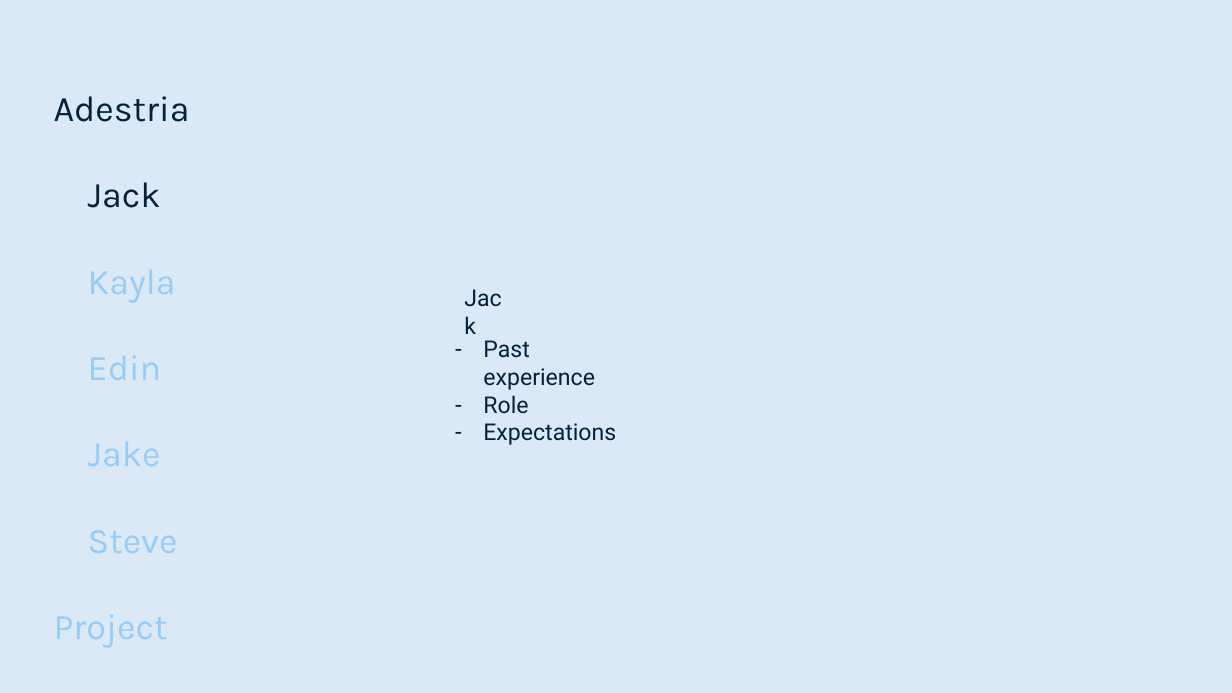
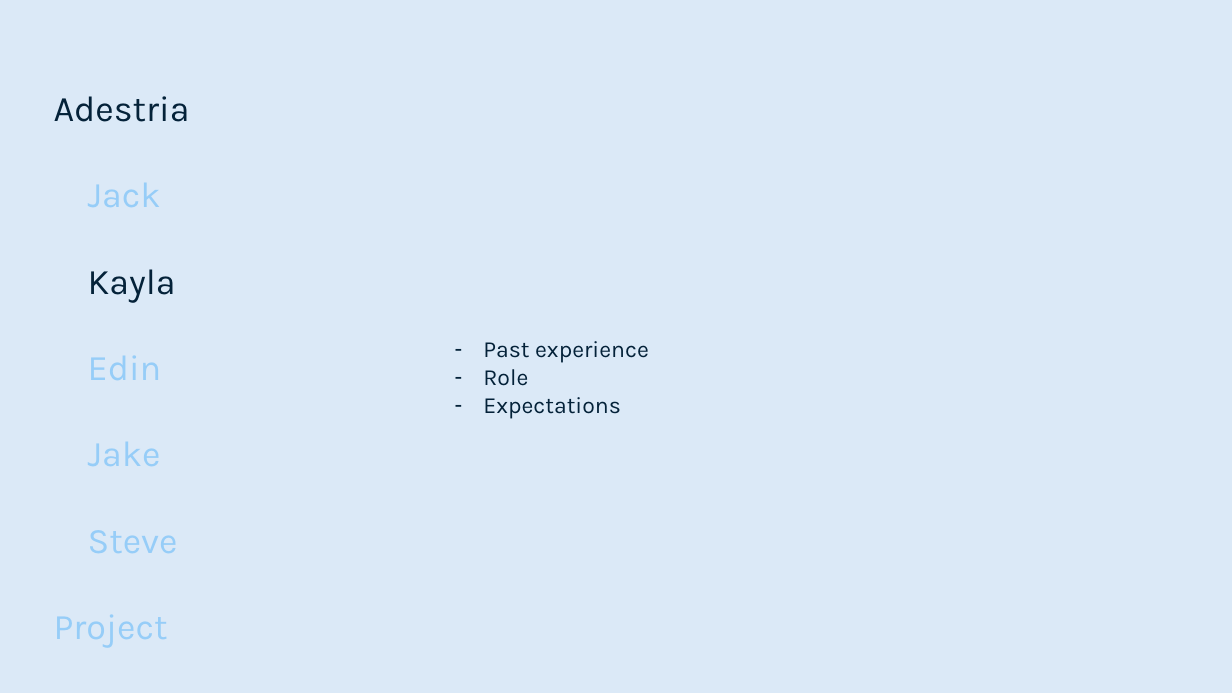
Before and after one commit to smutrux/prog1180, a slide deck: slide 6 of Deliverables/Presentation1.pptx (slide 4 before the commit). Drawn at 1232x693 pixels with LibreOffice and Linux fonts; fonts in the diff are those of the drawing. Boxes give left, top, right and bottom in pixels: in the first picture for what was removed or moved away, otherwise in the second. Text is boxed around its words. In the diff, an @@ line names an element or a change of style, - is before the commit and + after.

```diff
--- a/Deliverables/Presentation1.pptx
+++ b/Deliverables/Presentation1.pptx
@@ text at [88, 183, 176, 303]: text colour #042239 to #96CDF8 in "Jack"; text colour #96CDF8 to #042239 in "Kayla" @@
@@ text removed at [88, 182, 161, 208] @@
-Jack
@@ text "Past experience" at [483, 341, 649, 418]: font Roboto to Karla @@
```
Also in this commit, not shown: 6 other slides changed, 9 slides added, 8 slides removed.
